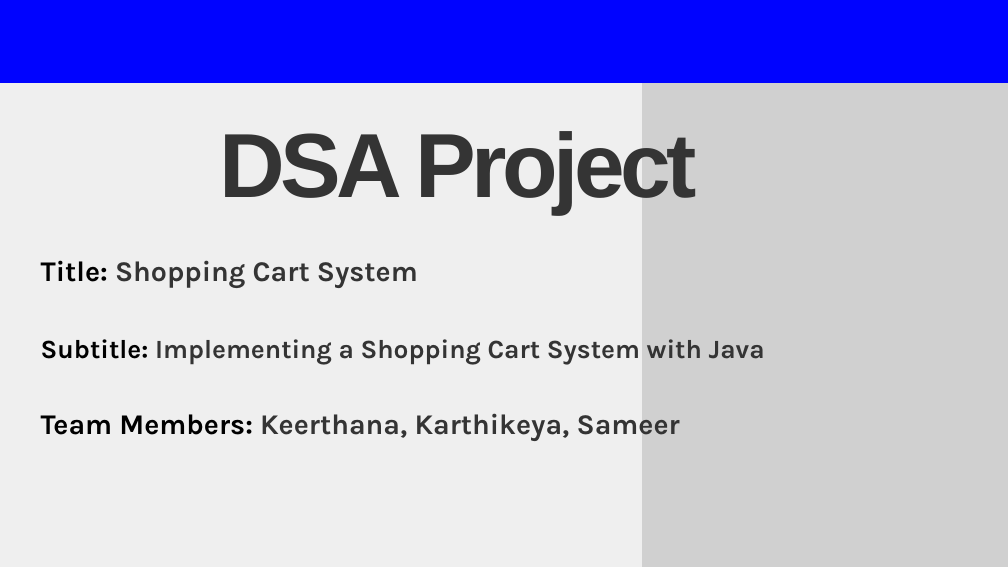
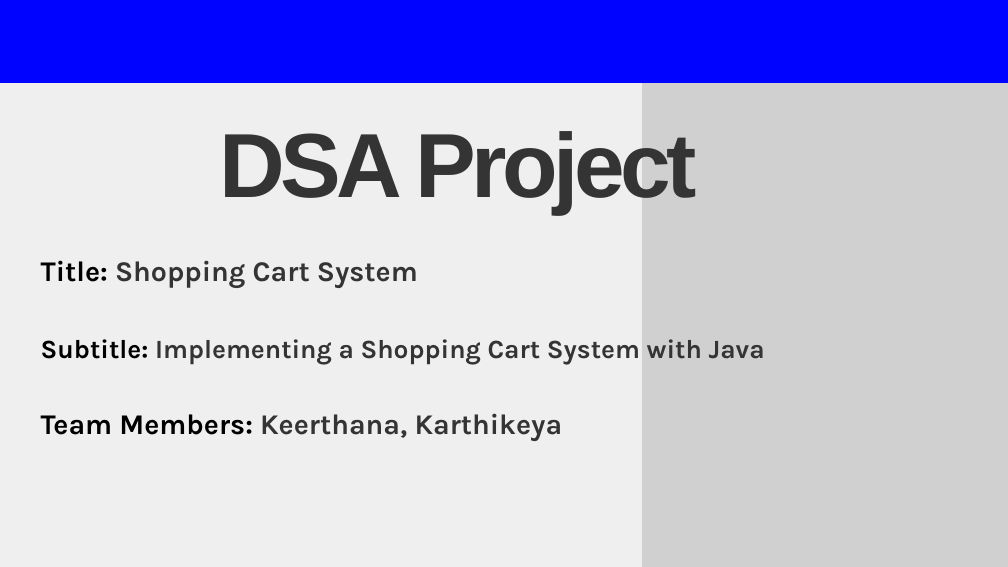
Before and after one commit to BendiKarthikeya/DSA, a slide deck: slide 1 of DSA_Projects/PPT.pptx. Drawn at 1008x567 pixels with LibreOffice and Linux fonts; fonts in the diff are those of the drawing; grey boxes stand for pictures. Boxes give left, top, right and bottom in pixels: in the first picture for what was removed or moved away, otherwise in the second. Text is boxed around its words. In the diff, an @@ line names an element or a change of style, - is before the commit and + after.

```diff
--- a/DSA_Projects/PPT.pptx
+++ b/DSA_Projects/PPT.pptx
@@ text at <box>41,413,563,441</box>: text changed @@
-Team Members: Keerthana, Karthikeya, Sameer
+Team Members: Keerthana, Karthikeya
```
